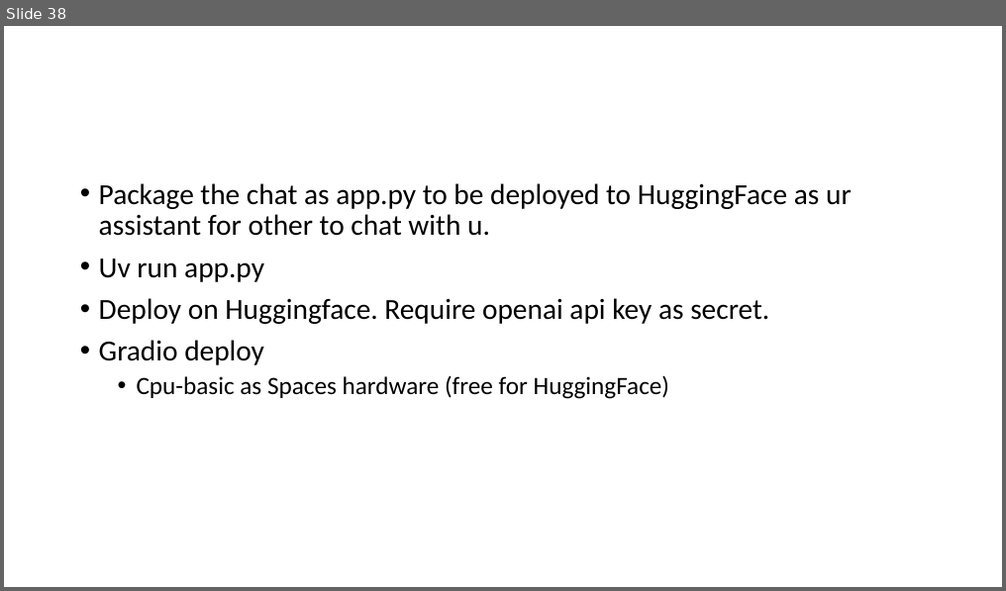
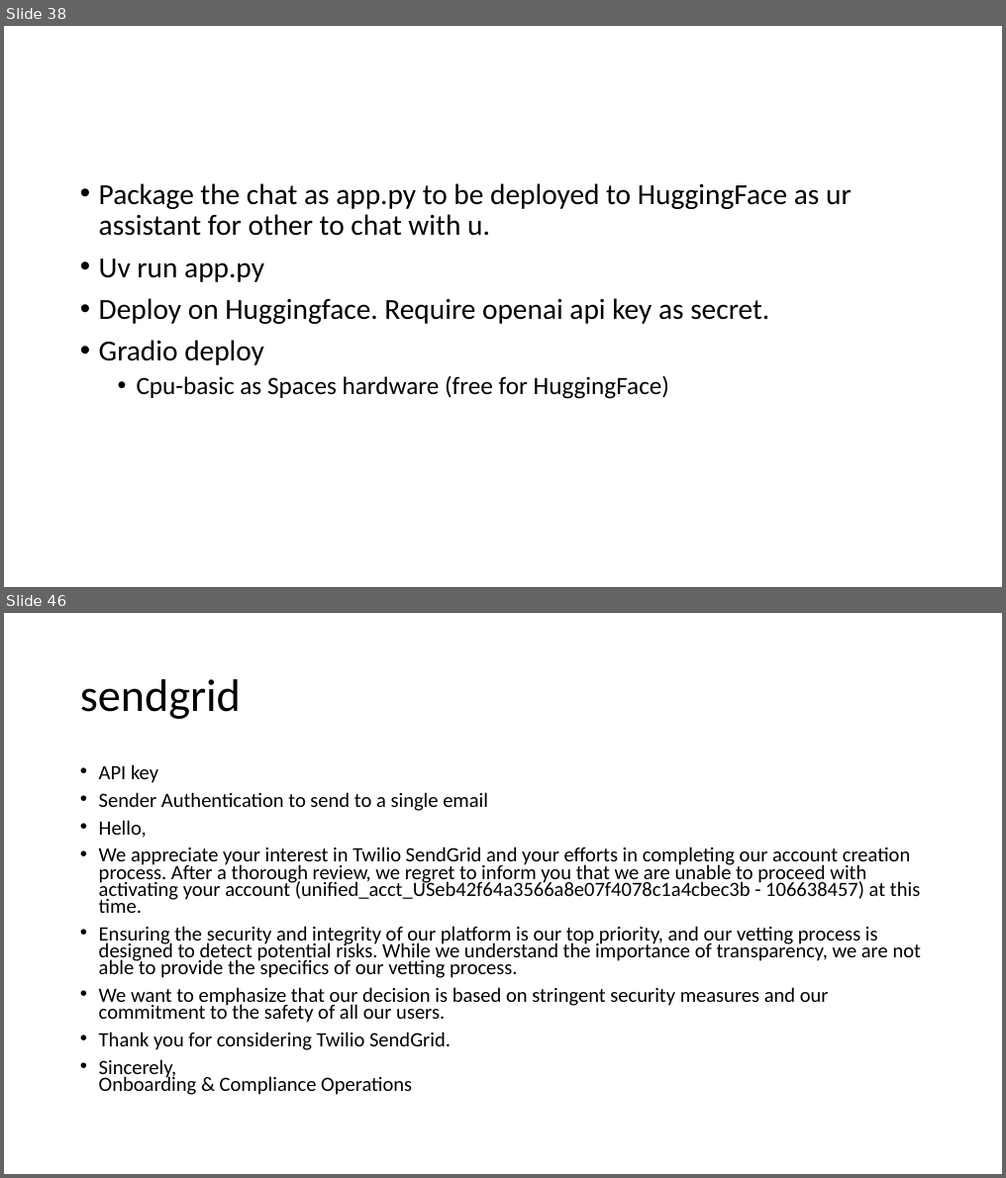
Before and after one commit to kindaichinisan/agents, a slide deck: wj_folder/AI Engineer Agentic Track.pptx. Shown one above the other, each under a label of ours: slide 38 before the commit, slides 38 and 46 after it; the slides between them are not shown. The pictures are 1006x591 and 1006x1178 pixels, drawn with LibreOffice and Linux fonts; fonts in the diff are those of the drawing. Boxes give left, top, right and bottom in pixels: in the first picture for what was removed or moved away, otherwise in the second. Text is boxed around its words. In the diff, an @@ line names an element or a change of style, - is before the commit and + after.

```diff
--- a/wj_folder/AI Engineer Agentic Track.pptx
+++ b/wj_folder/AI Engineer Agentic Track.pptx
@@ slide 46 added at bbox=[4, 613, 1002, 1174], background #FFFFFF @@
@@ title added at bbox=[80, 679, 241, 719], 44 pt, text #000000 @@
+sendgrid
@@ text added at bbox=[99, 764, 921, 1095], 19.6 pt, text #000000 @@
+• API key
+• Sender Authentication to send to a single email
+• Hello,
+• We appreciate your interest in Twilio SendGrid and your efforts in completing our account creation process. After a thorough review, we regret to inform you that we are unable to proceed with activating your account (unified_acct_USeb42f64a3566a8e07f4078c1a4cbec3b - 106638457) at this time.
+• Ensuring the security and integrity of our platform is our top priority, and our vetting process is designed to detect potential risks. While we understand the importance of transparency, we are not able to provide the specifics of our vetting process.
+• We want to emphasize that our decision is based on stringent security measures and our commitment to the safety of all our users.
+• Thank you for considering Twilio SendGrid.
+• Sincerely,
+  Onboarding & Compliance Operations
```
Also in this commit, not shown: 2 slides changed, 14 other slides added, 3 other files.
